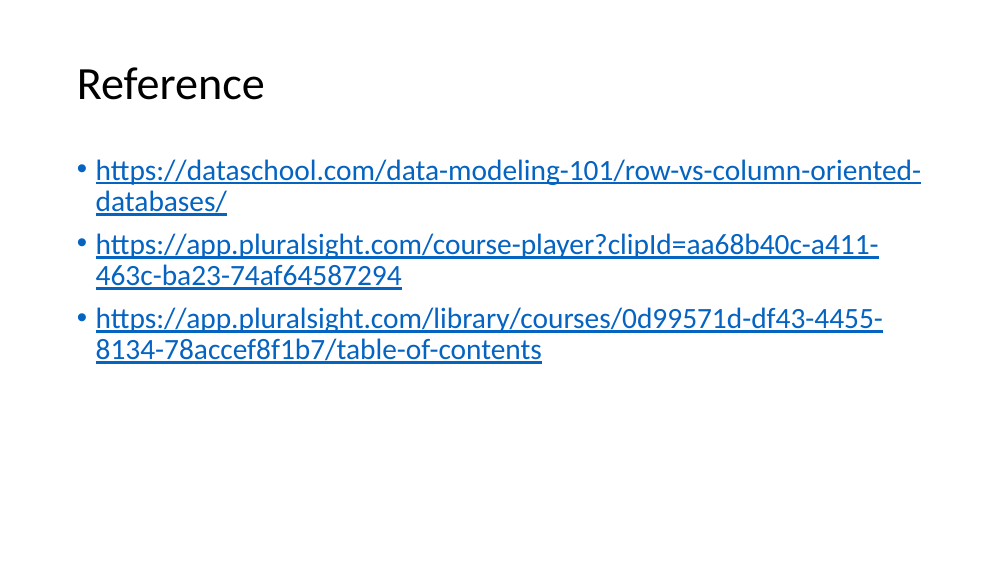
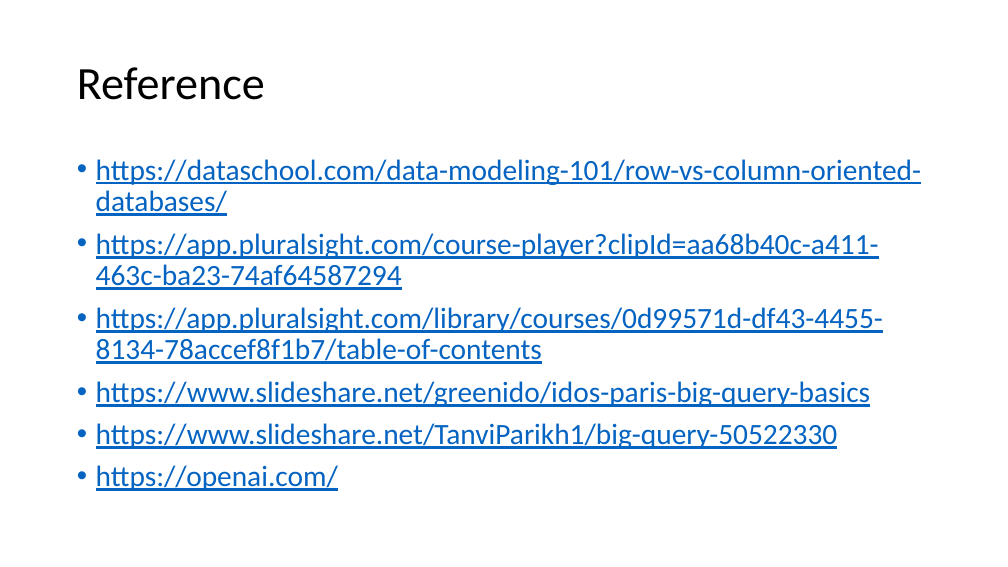
Before and after one commit to brucent2610/DataEngineerCoaching, a slide deck: slide 17 of Presentation/BigQuery.pptx. Drawn at 1008x567 pixels with LibreOffice and Linux fonts; fonts in the diff are those of the drawing. Boxes give left, top, right and bottom in pixels: in the first picture for what was removed or moved away, otherwise in the second. Text is boxed around its words. In the diff, an @@ line names an element or a change of style, - is before the commit and + after.

Commit message:
+ Update

```diff
--- a/Presentation/BigQuery.pptx
+++ b/Presentation/BigQuery.pptx
@@ text at <box>96,381,870,491</box>: paragraphs added @@
+• https://www.slideshare.net/greenido/idos-paris-big-query-basics
+• https://www.slideshare.net/TanviParikh1/big-query-50522330
+• https://openai.com/
```
